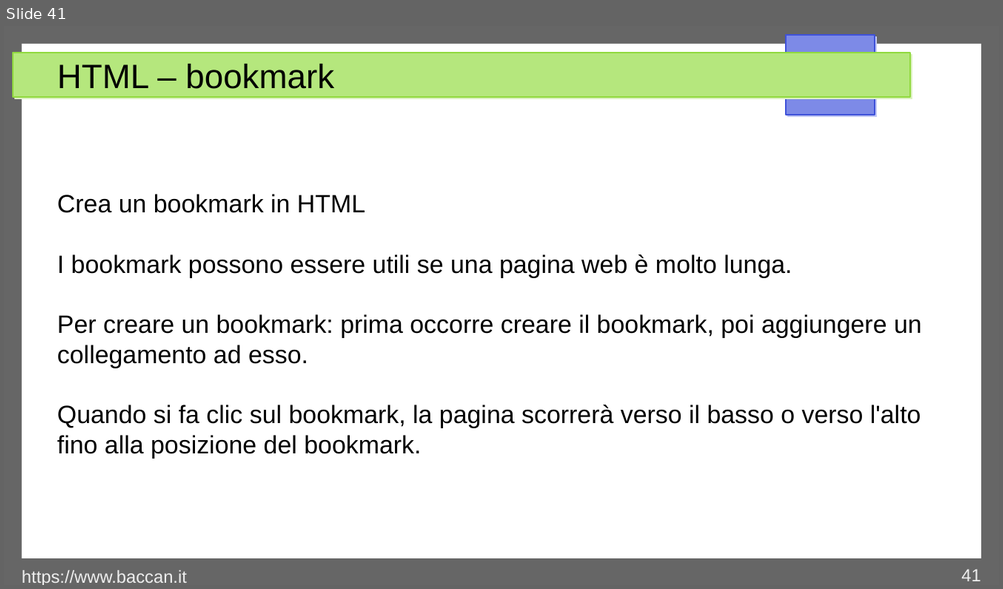
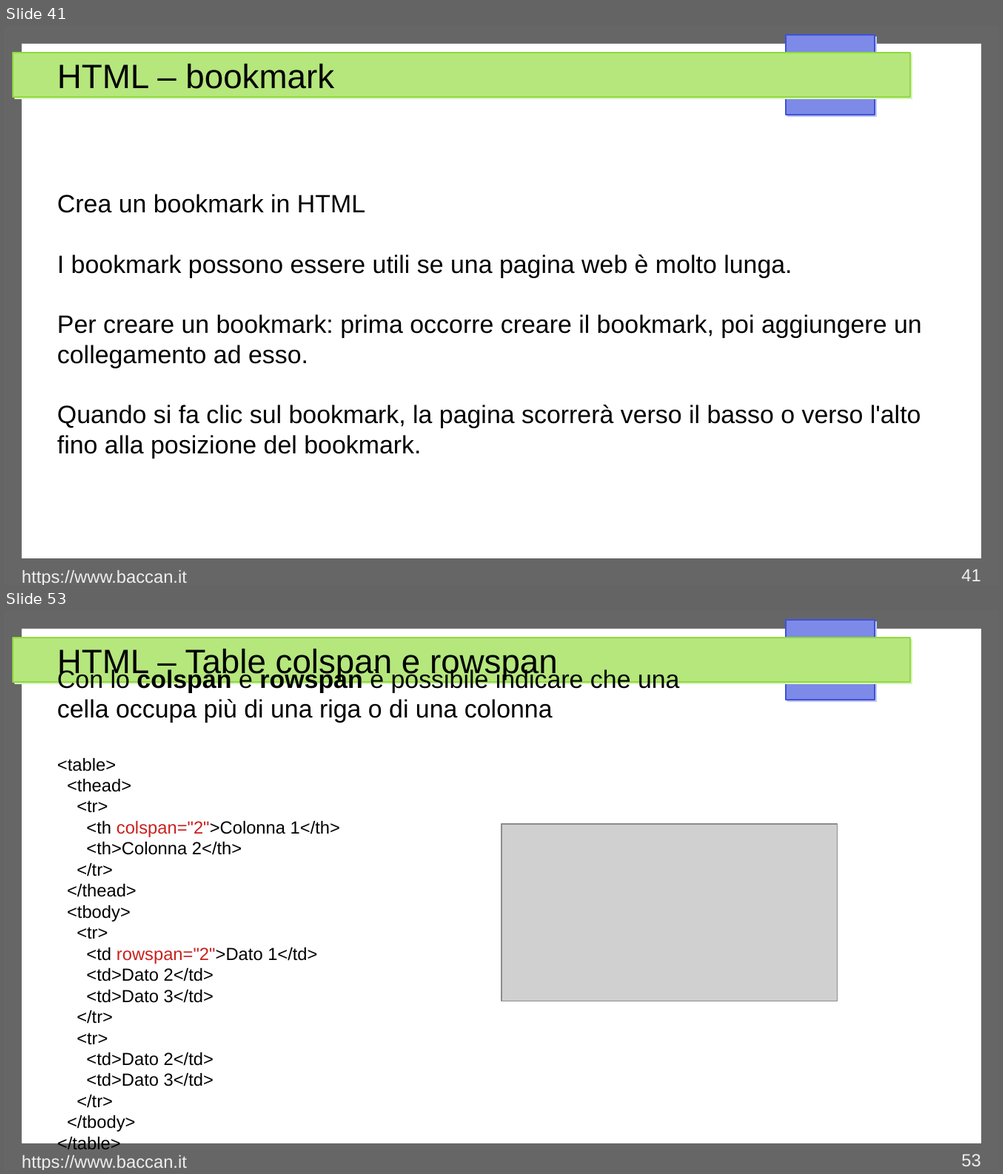
Before and after one commit to matteobaccan/CorsoHTML, a slide deck: Chapter_html.odp. Shown one above the other, each under a label of ours: slide 41 before the commit, slides 41 and 53 after it; the slides between them are not shown. The pictures are 1003x589 and 1003x1174 pixels, drawn with LibreOffice and Linux fonts; fonts in the diff are those of the drawing; grey boxes stand for pictures. Boxes give left, top, right and bottom in pixels: in the first picture for what was removed or moved away, otherwise in the second. Text is boxed around its words. In the diff, an @@ line names an element or a change of style, - is before the commit and + after.

```diff
--- a/Chapter_html.odp
+++ b/Chapter_html.odp
@@ slide 53 added at (4, 611, 999, 1170), background #FFFFFF; not listed: 4 template elements that a slide beside it also shows @@
@@ title added at (57, 649, 558, 680), 27 pt, text #000000 @@
+HTML – Table colspan e rowspan
@@ text added at (57, 668, 680, 1132), 14 pt, text #000000 @@
+Con lo colspan e rowspan è possibile indicare che una
+cella occupa più di una riga o di una colonna
+<table>
+<thead>
+<tr>
+<th colspan="2">Colonna 1</th>
+<th>Colonna 2</th>
+</tr>
+</thead>
+<tbody>
+<tr>
+<td rowspan="2">Dato 1</td>
+<td>Dato 2</td>
+<td>Dato 3</td>
+</tr>
+<tr>
+<td>Dato 2</td>
+<td>Dato 3</td>
+</tr>
+</tbody>
+</table>
@@ picture added at (501, 824, 837, 1002) @@
@@ text added at (22, 1156, 187, 1170), 14 pt, text #EEEEEE @@
+https://www.baccan.it
@@ page number added at (961, 1154, 980, 1167), 14 pt, text #EEEEEE @@
+53
```
Also in this commit, not shown: 5 slides changed, 10 other slides added, 11 other files.
